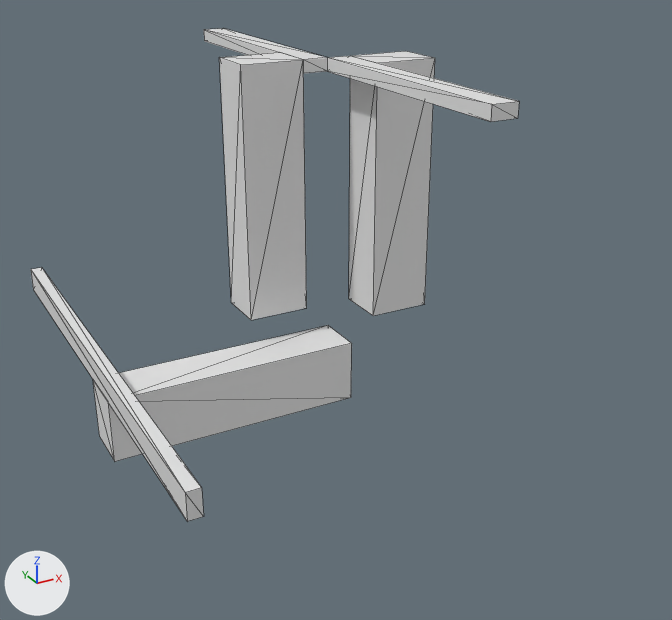
One commit to the OBJ model Data/bmc/tiles_structure/t_181.obj: the scene before it, then after it.
The view is the same before and after, from a 50 mm lens placed at (-0.847, -1.574, 0.768), pointed at (0.082, 0.114, -0.076). Arrows for +X, +Y and +Z are at lower left; the lights stay in place. Mesh edges are drawn as thin lines. Where no turn or scale is listed for an object, it has been applied to the vertices.

The older version as bpy lines, for what is in view:
```python
me_t_181 = bpy.data.meshes.new('t_181')
me_t_181.from_pydata(...)  # 44 vertices, 72 faces; spans x -0.5..0.175, y -0.5..0.5, z -0.175..0.5
ob_t_181 = bpy.data.objects.new('t_181', me_t_181)
ob_t_181.location = (0.0, 0.0, 0.0)
```
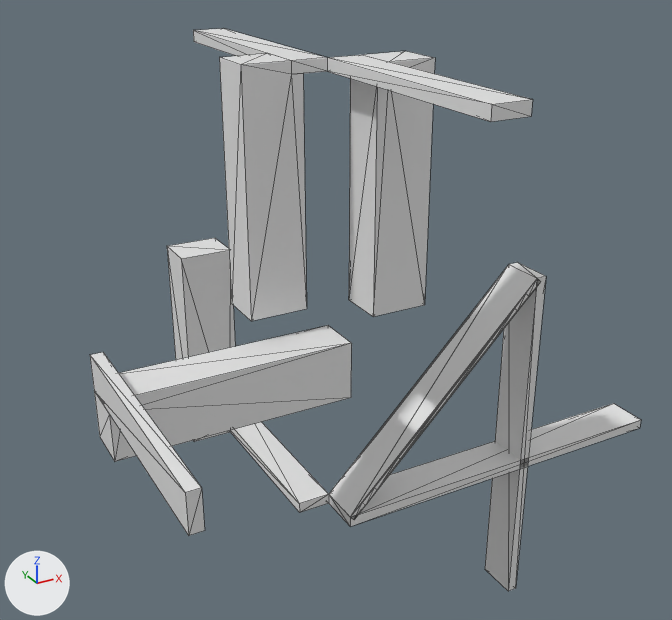
What differs and where, as boxes (x1, y1, x2, y2) in the pictures (672 x 620 px; the box of a moved part takes in the faces that stretch with it):
't_181', reshaped (13% wider, 14% taller): before (31, 28, 519, 522); after (90, 28, 641, 591)
part 1 of me_t_181, added: after (167, 238, 641, 591)
part 2 of me_t_181, moved or reshaped: before (31, 28, 519, 522); after (90, 28, 532, 536)

The edits, one by one:
me_t_181 is used by ob_t_181; location (0.0, 0.0, 0.0).
me_t_181 had 44 vertices, 72 faces and spanned x -0.5..0.175, y -0.5..0.5, z -0.175..0.5.
me_t_181 now has 160 vertices, 308 faces and spans x -0.5..0.875, y -0.5..0.5, z -0.875..0.5.
me_t_181 part 1: a new loose piece of 108 vertices spanning x -0.175..0.875, y -0.1..0.5, z -0.875..0.0.
Part 2, on me_t_181:
23 vertices are removed from x -0.5..0.175, y -0.5..0.5, z -0.05..0.5.
67 faces are deleted.
1 vertex moves from x -0.475, y -0.5, z -0.05 to x -0.5, y -0.5, z -0.075.
31 vertices are added at x -0.5..0.175, y -0.5..0.5, z -0.075..0.5.
91 new faces join them.
